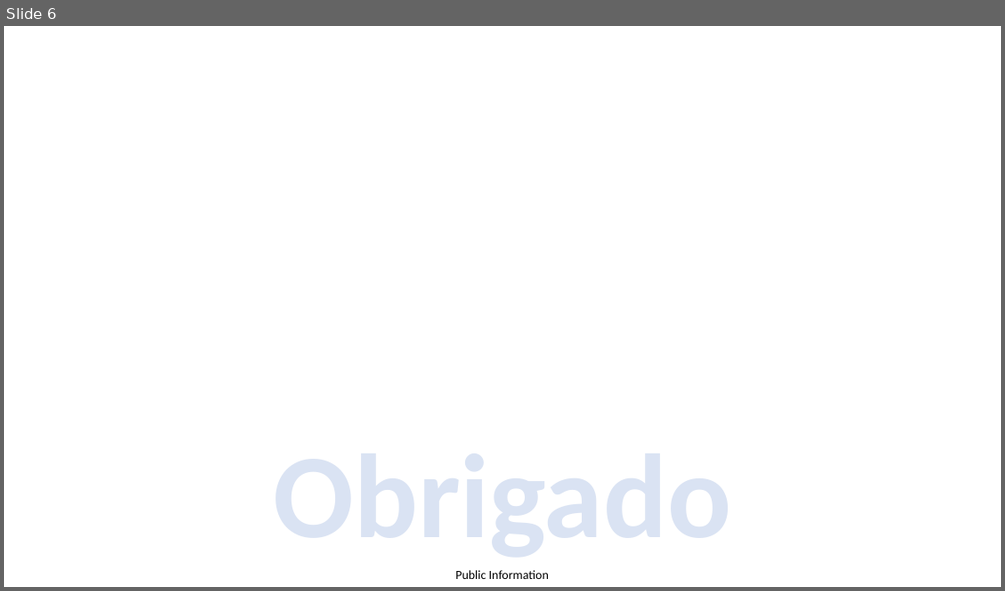
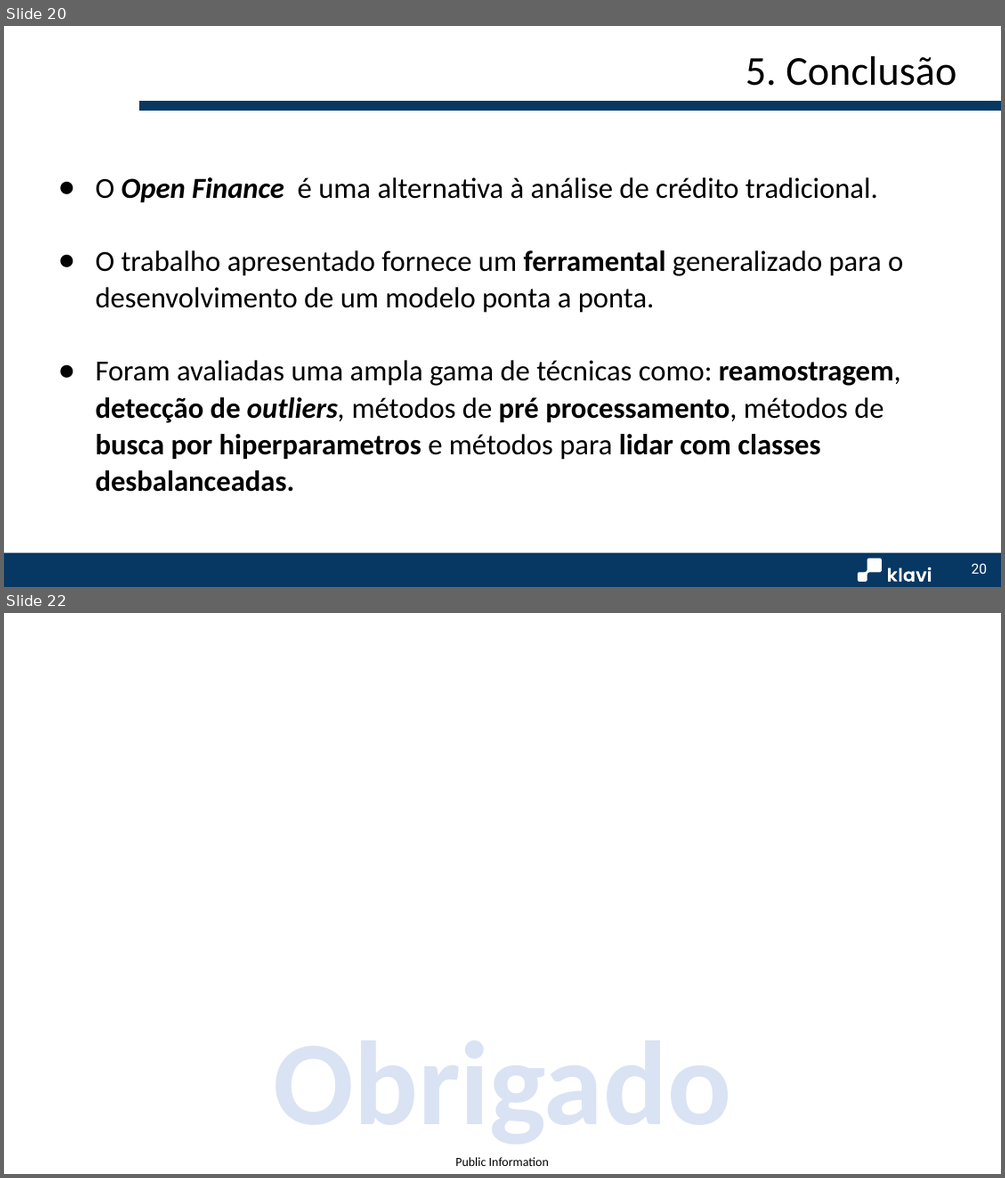
Before and after one commit to gabrielscatena/TCC_MBA_USP_2024, a slide deck: TemplateTCC_GabrielScatena.pptx. Shown one above the other, each under a label of ours: slide 6 before the commit, slides 20 and 22 after it; the slides between them are not shown. The pictures are 1005x591 and 1005x1178 pixels, drawn with LibreOffice and Linux fonts; fonts in the diff are those of the drawing; background and template pictures are left out. Boxes give left, top, right and bottom in pixels: in the first picture for what was removed or moved away, otherwise in the second. Text is boxed around its words. In the diff, an @@ line names an element or a change of style, - is before the commit and + after.

```diff
--- a/TemplateTCC_GabrielScatena.pptx
+++ b/TemplateTCC_GabrielScatena.pptx
@@ slide 20 added at (4,26,1001,587), background #FFFFFF @@
@@ title added at (745,56,956,86), 39.6 pt, text #000000 @@
+5. Conclusão
@@ rectangle added at (138,101,1001,111), fill #073763, outline #FFFFFF 0.75 pt @@
@@ text added at (96,177,903,491), 28 pt, text #000000 @@
+● O Open Finance é uma alternativa à análise de crédito tradicional.
+● O trabalho apresentado fornece um ferramental generalizado para o desenvolvimento de um modelo ponta a ponta.
+● Foram avaliadas uma ampla gama de técnicas como: reamostragem, detecção de outliers, métodos de pré processamento, métodos de busca por hiperparametros e métodos para lidar com classes desbalanceadas.
@@ rectangle added at (4,553,1001,587), fill #073763 @@
@@ group added at (858,557,931,581): 6 freeform shapes, 1 ellipse @@
@@ page number added at (971,563,987,573), 13.3 pt, text #FFFFFF @@
+20
@@ what was slide 6 is now slide 22 @@
```
Also in this commit, not shown: 20 other slides added, 3 slides removed.
